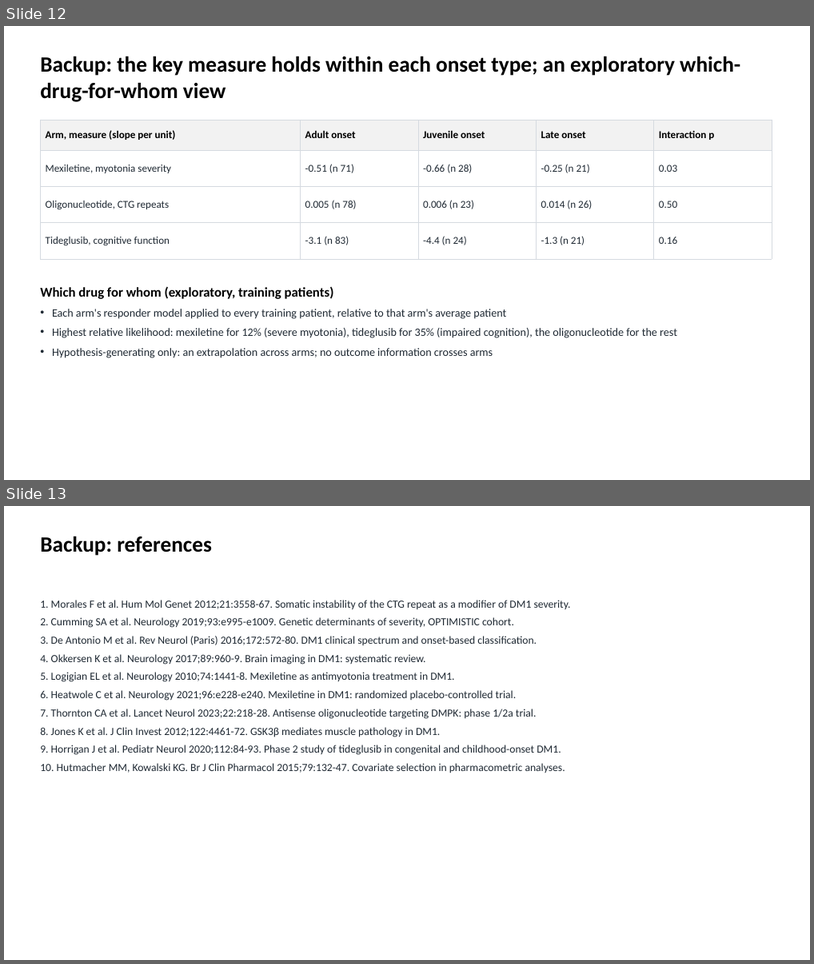
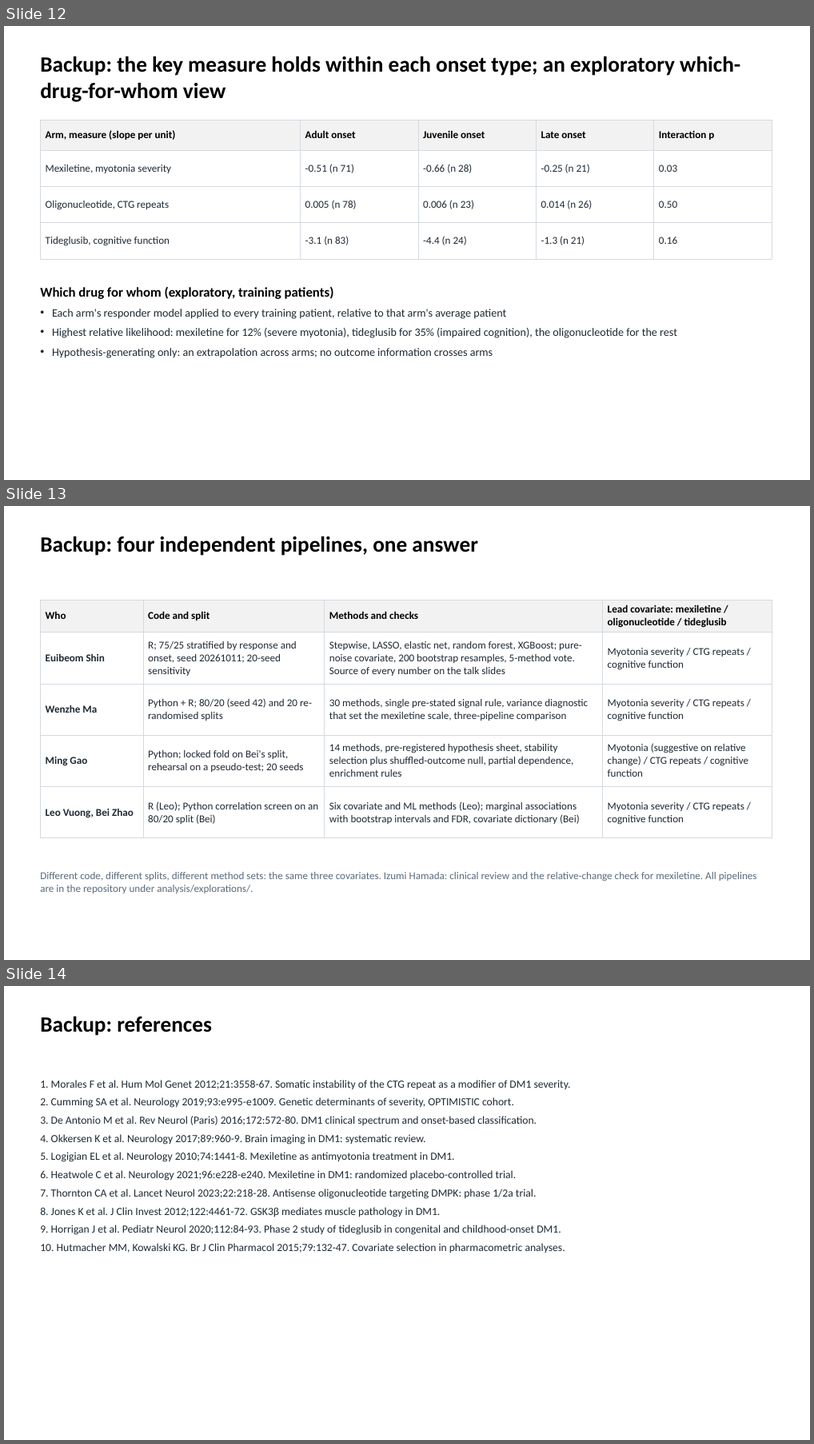
Before and after one commit to euibeom135-cell/acop2026-hackathon-team1, a slide deck: slides/Team1_DM1_slides.pptx. Shown one above the other, each under a label of ours: slides 12 and 13 before the commit, slides 12, 13 and 14 after it. The pictures are 814x964 and 814x1444 pixels, drawn with LibreOffice and Linux fonts; fonts in the diff are those of the drawing. Boxes give left, top, right and bottom in pixels: in the first picture for what was removed or moved away, otherwise in the second. Text is boxed around its words. In the diff, an @@ line names an element or a change of style, - is before the commit and + after.

```diff
--- a/slides/Team1_DM1_slides.pptx
+++ b/slides/Team1_DM1_slides.pptx
@@ slide 13 added at bbox=[4, 506, 810, 960], background #FFFFFF @@
@@ title added at bbox=[40, 536, 478, 556], 26 pt, text #000000, bold @@
+Backup: four independent pipelines, one answer
@@ table added at bbox=[40, 600, 772, 828], 5 rows, 4 columns @@
+Who | Code and split | Methods and checks | Lead covariate: mexiletine / oligonucleotide / tideglusib
+Euibeom Shin | R; 75/25 stratified by response and onset, seed 20261011; 20-seed sensitivity | Stepwise, LASSO, elastic net, random forest, XGBoost; pure-noise covariate, 200 bootstrap resamples, 5-method vote. Source of every number on the talk slides | Myotonia severity / CTG repeats / cognitive function
+Wenzhe Ma | Python + R; 80/20 (seed 42) and 20 re-randomised splits | 30 methods, single pre-stated signal rule, variance diagnostic that set the mexiletine scale, three-pipeline comparison | Myotonia severity / CTG repeats / cognitive function
+Ming Gao | Python; locked fold on Bei's split, rehearsal on a pseudo-test; 20 seeds | 14 methods, pre-registered hypothesis sheet, stability selection plus shuffled-outcome null, partial dependence, enrichment rules | Myotonia (suggestive on relative change) / CTG repeats / cognitive function
+Leo Vuong, Bei Zhao | R (Leo); Python correlation screen on an 80/20 split (Bei) | Six covariate and ML methods (Leo); marginal associations with bootstrap intervals and FDR, covariate dictionary (Bei) | Myotonia severity / CTG repeats / cognitive function
@@ text added at bbox=[40, 872, 758, 893], 12.5 pt, text #5B6B7A @@
+Different code, different splits, different method sets: the same three covariates. Izumi Hamada: clinical review and the relative-change check for mexiletine. All pipelines are in the repository under analysis/explorations/.
@@ what was slide 13 is now slide 14 @@
```
